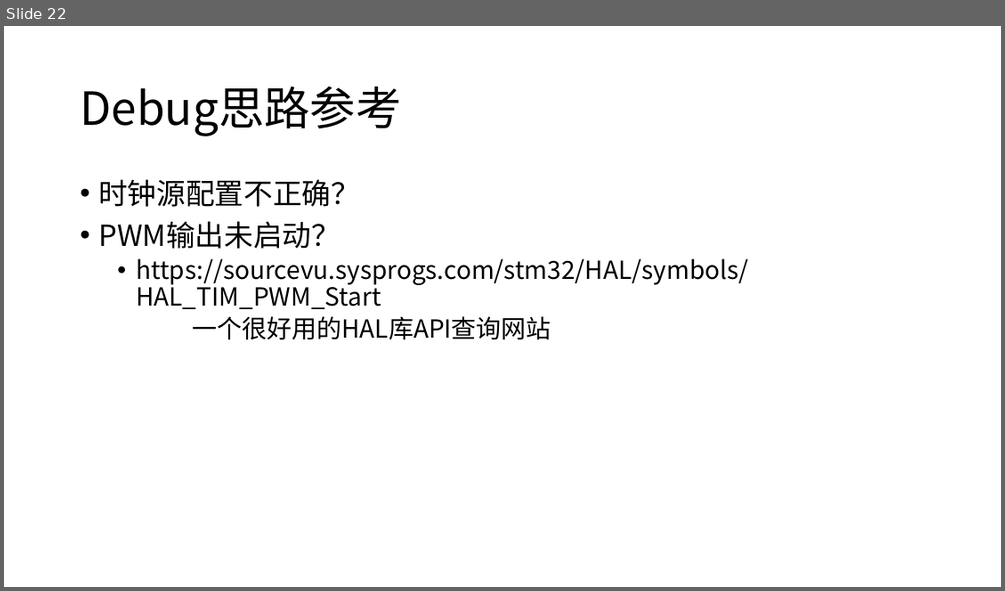
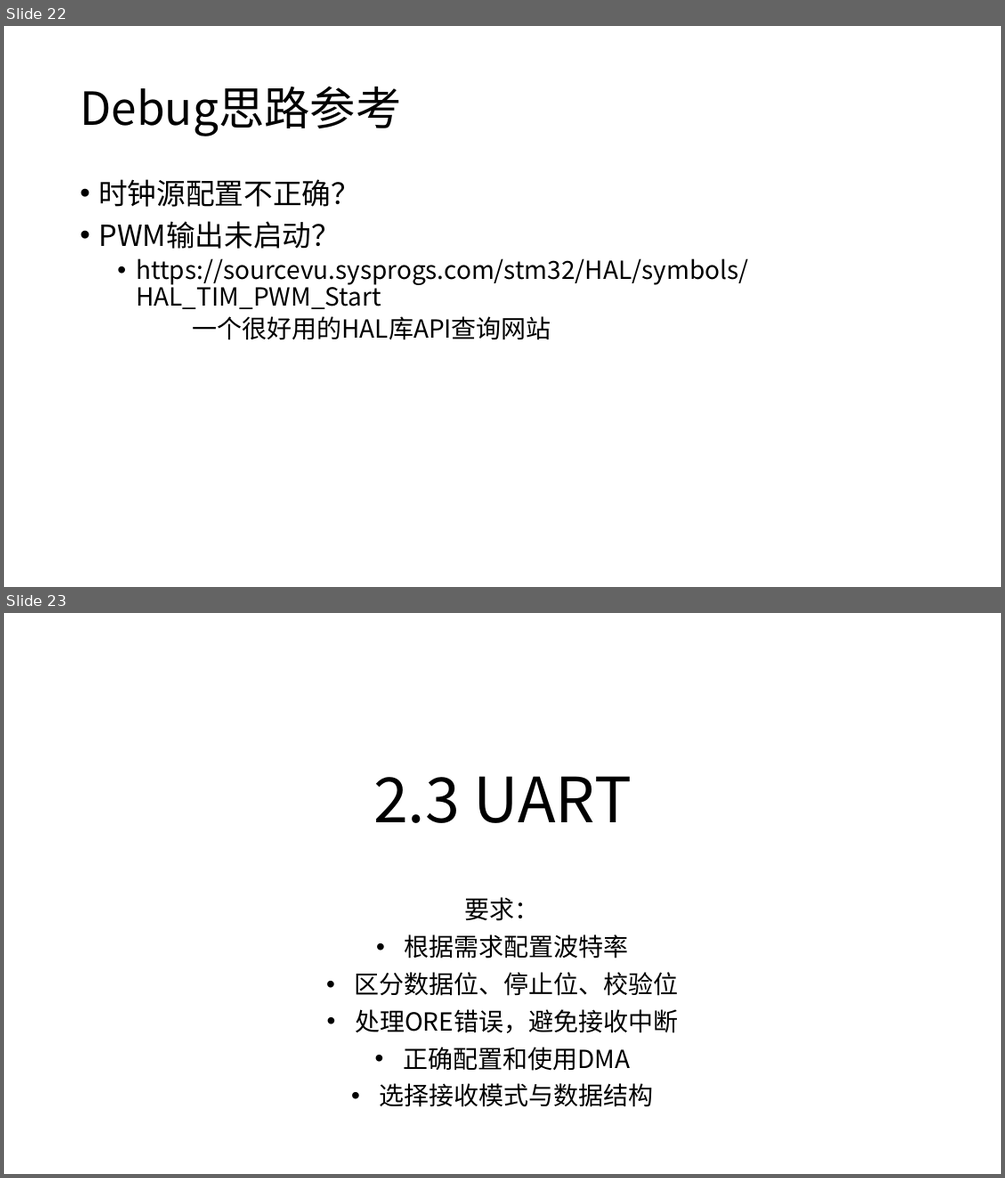
Before and after one commit to JLU-Robomaster-Embedded/embedded_tutorial, a slide deck: 2_STM32基本功能.pptx. Shown one above the other, each under a label of ours: slide 22 before the commit, slides 22 and 23 after it. The pictures are 1005x591 and 1005x1178 pixels, drawn with LibreOffice and Linux fonts; fonts in the diff are those of the drawing. Boxes give left, top, right and bottom in pixels: in the first picture for what was removed or moved away, otherwise in the second. Text is boxed around its words. In the diff, an @@ line names an element or a change of style, - is before the commit and + after.

```diff
--- a/2_STM32基本功能.pptx
+++ b/2_STM32基本功能.pptx
@@ slide 23 added at (4,613,1001,1174), background #FFFFFF @@
@@ title added at (373,776,631,823), 60 pt, text #000000 @@
+2.3 UART
@@ subtitle added at (355,897,679,1107), 24 pt, text #000000 @@
+要求：
+• 根据需求配置波特率
+• 区分数据位、停止位、校验位
+• 处理ORE错误，避免接收中断
+• 正确配置和使用DMA
+• 选择接收模式与数据结构
```
Also in this commit, not shown: 18 other slides added.
